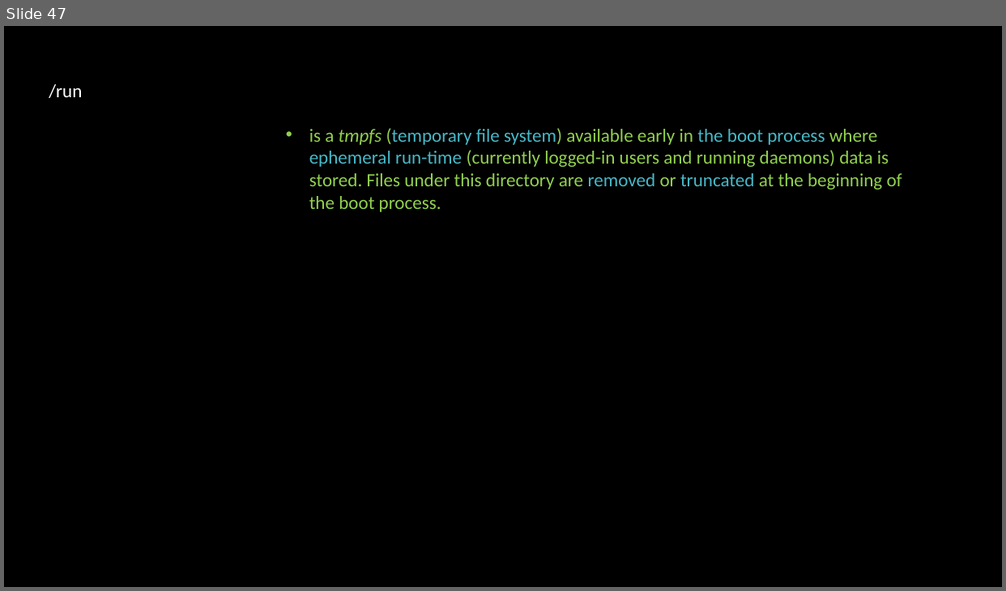
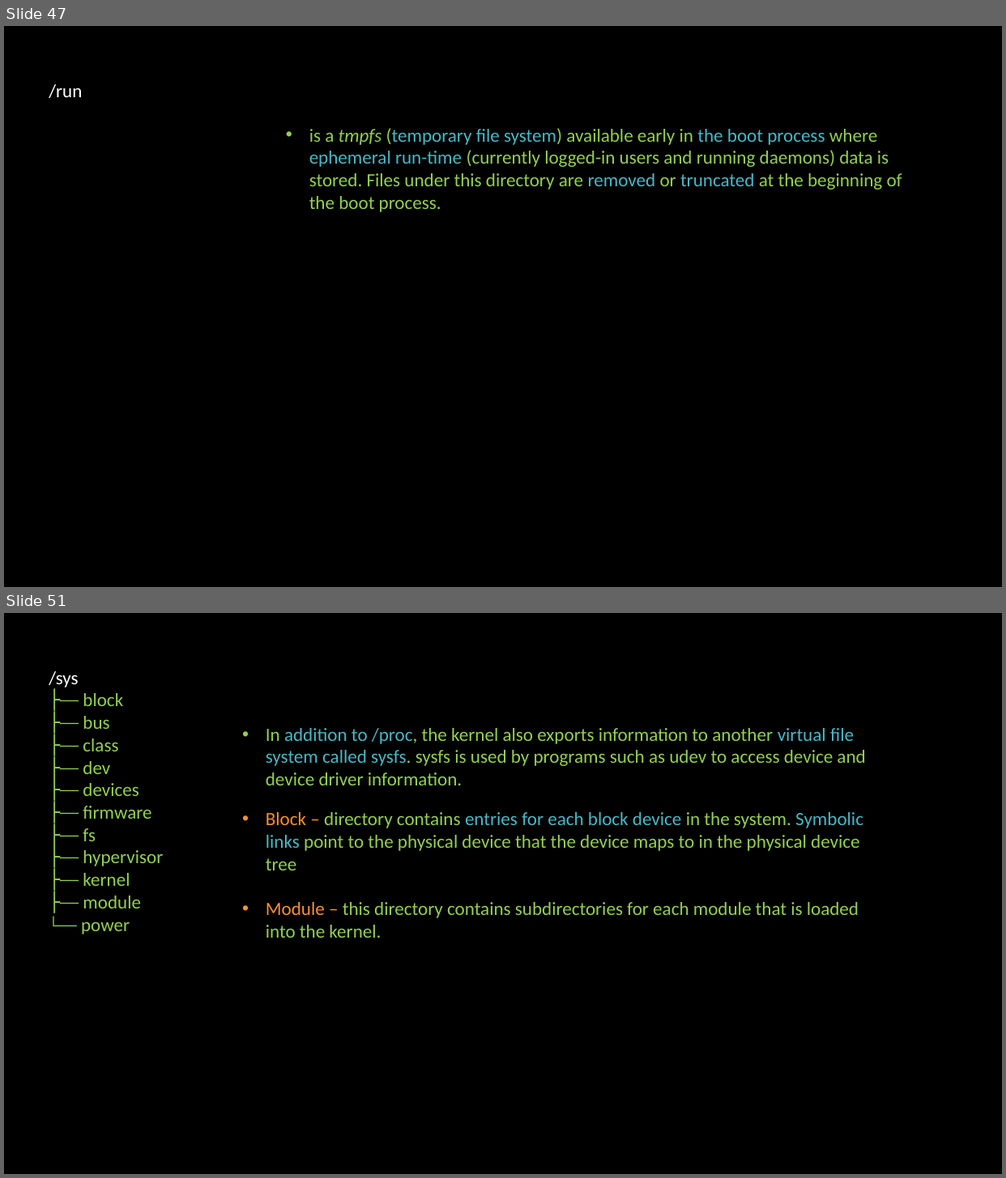
Before and after one commit to linuxfestival/introduction-to-linux-resources, a slide deck: PowerPoint/amirkabir_linux_festival.pptx. Shown one above the other, each under a label of ours: slide 47 before the commit, slides 47 and 51 after it; the slides between them are not shown. The pictures are 1006x591 and 1006x1178 pixels, drawn with LibreOffice and Linux fonts; fonts in the diff are those of the drawing. Boxes give left, top, right and bottom in pixels: in the first picture for what was removed or moved away, otherwise in the second. Text is boxed around its words. In the diff, an @@ line names an element or a change of style, - is before the commit and + after.

```diff
--- a/PowerPoint/amirkabir_linux_festival.pptx
+++ b/PowerPoint/amirkabir_linux_festival.pptx
@@ slide 51 added at box(4, 613, 1002, 1174), background #000000 @@
@@ text added at box(49, 671, 163, 935), 18 pt, text #92D050 @@
+/sys
+├── block
+├── bus
+├── class
+├── dev
+├── devices
+├── firmware
+├── fs
+├── hypervisor
+├── kernel
+├── module
+└── power
@@ text added at box(266, 728, 865, 786), 18 pt, text #92D050 @@
+• In addition to /proc, the kernel also exports information to another virtual file system called sysfs. sysfs is used by programs such as udev to access device and device driver information.
@@ text added at box(266, 812, 863, 938), 18 pt, text #92D050 @@
+• Block – directory contains entries for each block device in the system. Symbolic links point to the physical device that the device maps to in the physical device tree
+• Module – this directory contains subdirectories for each module that is loaded into the kernel.
```
Also in this commit, not shown: 3 slides changed, 6 other slides added.
